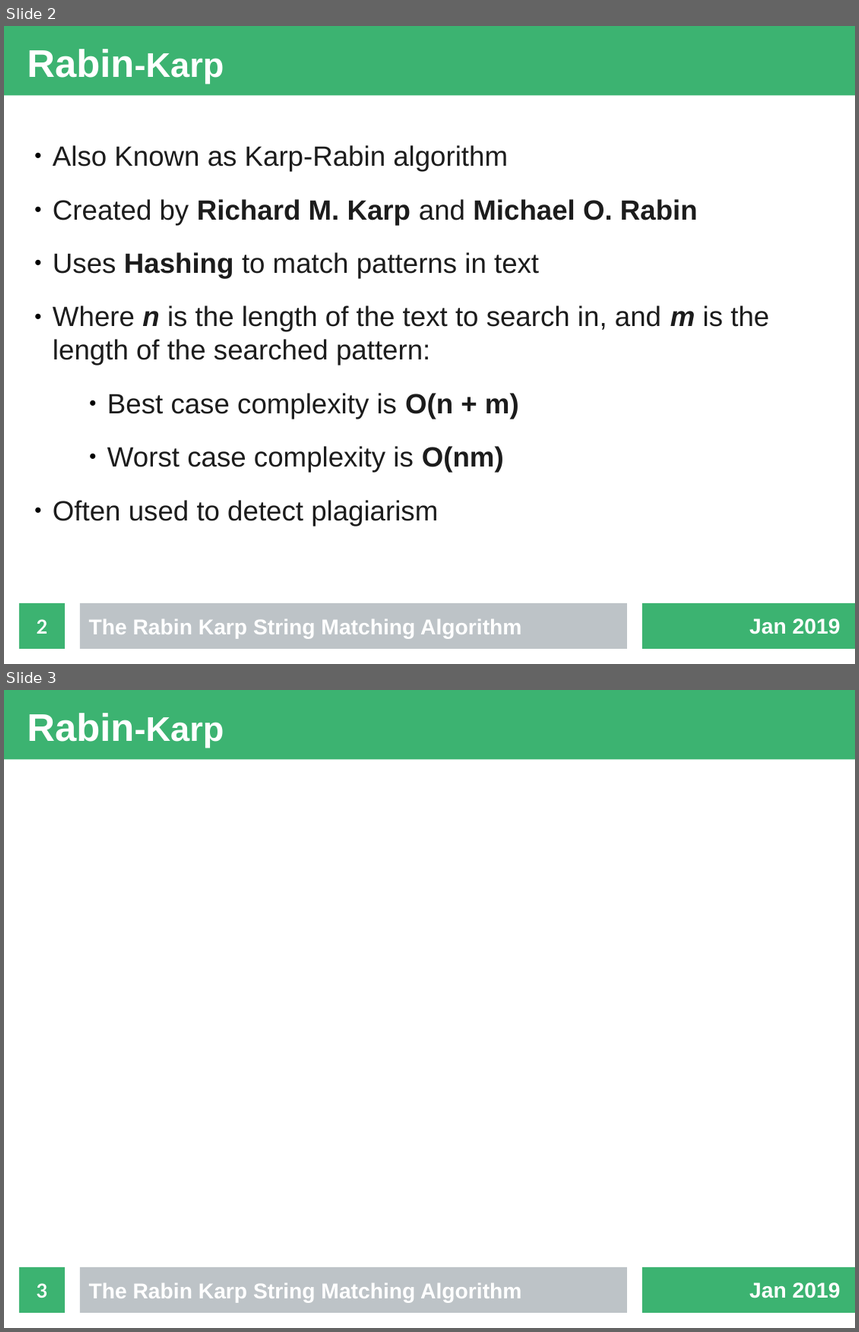
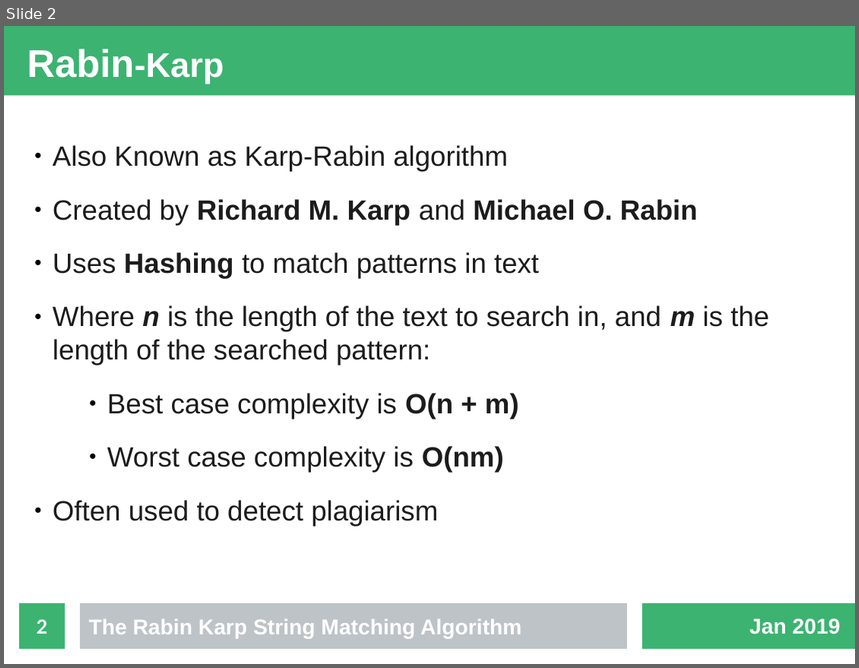
Before and after one commit to fennecinspace/Rabin-Karp, a slide deck: presentation/presentation.odp. Shown one above the other, each under a label of ours: slides 2 and 3 before the commit, slide 2 after it. The pictures are 859x1332 and 859x668 pixels, drawn with LibreOffice and Linux fonts; fonts in the diff are those of the drawing. Boxes give left, top, right and bottom in pixels: in the first picture for what was removed or moved away, otherwise in the second. Text is boxed around its words. In the diff, an @@ line names an element or a change of style, - is before the commit and + after.

```diff
--- a/presentation/presentation.odp
+++ b/presentation/presentation.odp
@@ slide 3 removed at box(4, 690, 855, 1328), background #FFFFFF; not listed: 3 template elements that a slide beside it also shows @@
@@ title removed at box(27, 713, 224, 747) @@
-Rabin-Karp
@@ page number removed at box(19, 1268, 65, 1313) @@
-3
@@ text removed at box(89, 1284, 522, 1303) @@
-The Rabin Karp String Matching Algorithm
@@ text removed at box(750, 1283, 841, 1299) @@
-Jan 2019
```
Also in this commit, not shown: 1 slide changed, 4 slides added.
